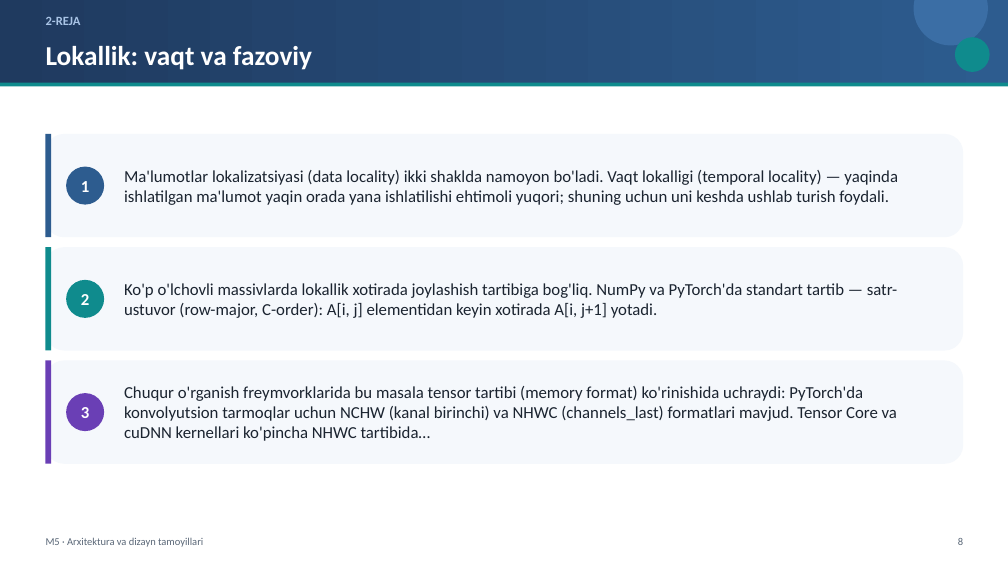
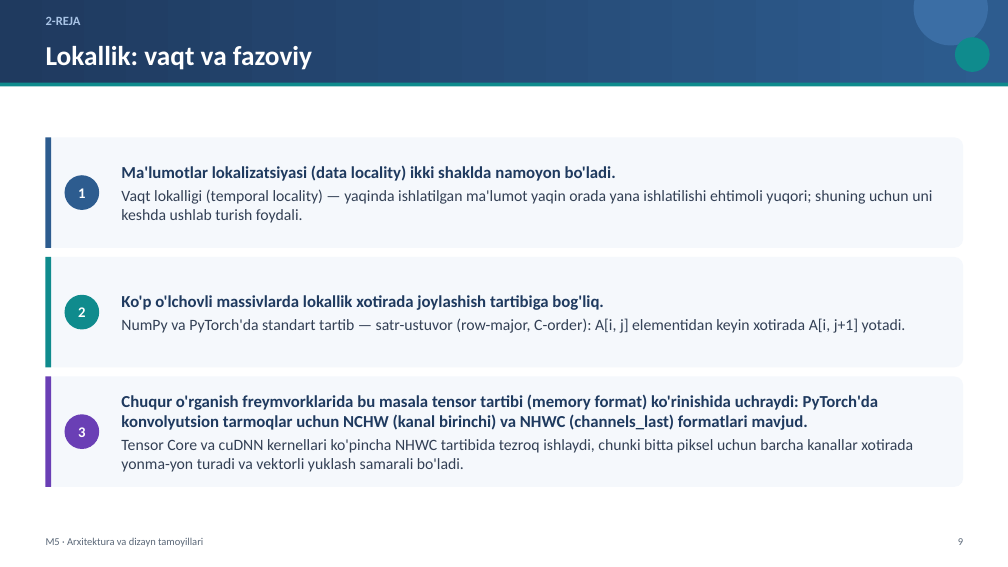
Before and after one commit to sayka7/ktm_labs, a slide deck: slide 9 of slaydlar/M5.pptx (slide 8 before the commit). Drawn at 1008x567 pixels with LibreOffice and Linux fonts; fonts in the diff are those of the drawing. Boxes give left, top, right and bottom in pixels: in the first picture for what was removed or moved away, otherwise in the second. Text is boxed around its words. In the diff, an @@ line names an element or a change of style, - is before the commit and + after.

```diff
--- a/slaydlar/M5.pptx
+++ b/slaydlar/M5.pptx
@@ rounded rectangle: place and size @@
-rounded rectangle at bbox=[45, 134, 963, 237]
+rounded rectangle at bbox=[45, 138, 963, 248]
@@ rectangle: place and size @@
-rectangle at bbox=[45, 134, 51, 237]
+rectangle at bbox=[45, 138, 51, 248]
@@ ellipse "1": place and size @@
-ellipse "1" at bbox=[66, 166, 104, 204]
+ellipse "1" at bbox=[64, 175, 99, 210]
@@ text at bbox=[121, 166, 932, 223]: text changed; size 16 to 15 pt; text colour #1B2430 to #334055 @@
-Ma'lumotlar lokalizatsiyasi (data locality) ikki shaklda namoyon bo'ladi. Vaqt lokalligi (temporal locality) — yaqinda ishlatilgan ma'lumot yaqin orada yana ishlatilishi ehtimoli yuqori; shuning uchun uni keshda ushlab turish foydali.
+Ma'lumotlar lokalizatsiyasi (data locality) ikki shaklda namoyon bo'ladi.
+Vaqt lokalligi (temporal locality) — yaqinda ishlatilgan ma'lumot yaqin orada yana ishlatilishi ehtimoli yuqori; shuning uchun uni keshda ushlab turish foydali.
@@ rounded rectangle: place and size @@
-rounded rectangle at bbox=[45, 247, 963, 351]
+rounded rectangle at bbox=[45, 257, 963, 368]
@@ rectangle: place and size @@
-rectangle at bbox=[45, 247, 51, 351]
+rectangle at bbox=[45, 257, 51, 368]
@@ ellipse "2": place and size @@
-ellipse "2" at bbox=[66, 280, 104, 318]
+ellipse "2" at bbox=[64, 295, 99, 330]
@@ text at bbox=[121, 295, 906, 333]: text changed; size 16 to 15 pt; text colour #1B2430 to #334055 @@
-Ko'p o'lchovli massivlarda lokallik xotirada joylashish tartibiga bog'liq. NumPy va PyTorch'da standart tartib — satr-ustuvor (row-major, C-order): A[i, j] elementidan keyin xotirada A[i, j+1] yotadi.
+Ko'p o'lchovli massivlarda lokallik xotirada joylashish tartibiga bog'liq.
+NumPy va PyTorch'da standart tartib — satr-ustuvor (row-major, C-order): A[i, j] elementidan keyin xotirada A[i, j+1] yotadi.
@@ proportions changed in 3 elements at bbox=[45, 138, 963, 248], bbox=[45, 257, 963, 368], bbox=[45, 377, 963, 487] @@
@@ rounded rectangle: place and size @@
-rounded rectangle at bbox=[45, 361, 963, 464]
+rounded rectangle at bbox=[45, 377, 963, 487]
@@ rectangle: place and size @@
-rectangle at bbox=[45, 361, 51, 464]
+rectangle at bbox=[45, 377, 51, 487]
@@ size 16 to 14 pt in 3 elements at bbox=[64, 175, 99, 210], bbox=[64, 295, 99, 330], bbox=[64, 414, 99, 449] @@
@@ ellipse "3": place and size @@
-ellipse "3" at bbox=[66, 393, 104, 431]
+ellipse "3" at bbox=[64, 414, 99, 449]
@@ text at bbox=[121, 395, 913, 472]: text changed; text colour #1B2430 to #1F3A5F; bold on @@
-Chuqur o'rganish freymvorklarida bu masala tensor tartibi (memory format) ko'rinishida uchraydi: PyTorch'da konvolyutsion tarmoqlar uchun NCHW (kanal birinchi) va NHWC (channels_last) formatlari mavjud. Tensor Core va cuDNN kernellari ko'pincha NHWC tartibida…
+Chuqur o'rganish freymvorklarida bu masala tensor tartibi (memory format) ko'rinishida uchraydi: PyTorch'da konvolyutsion tarmoqlar uchun NCHW (kanal birinchi) va NHWC (channels_last) formatlari mavjud.
+Tensor Core va cuDNN kernellari ko'pincha NHWC tartibida tezroq ishlaydi, chunki bitta piksel uchun barcha kanallar xotirada yonma-yon turadi va vektorli yuklash samarali bo'ladi.
```
Also in this commit, not shown: 8 other slides changed, 4 slides added, 21 other files.
